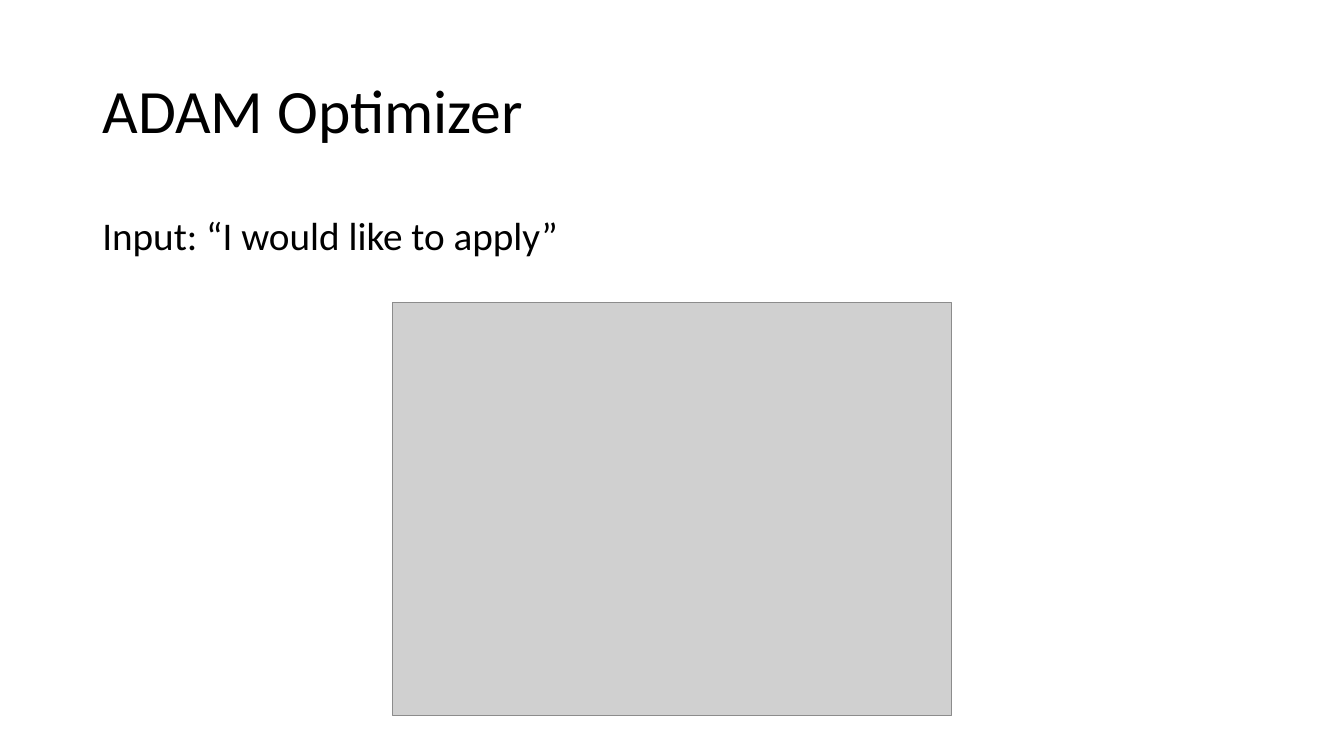
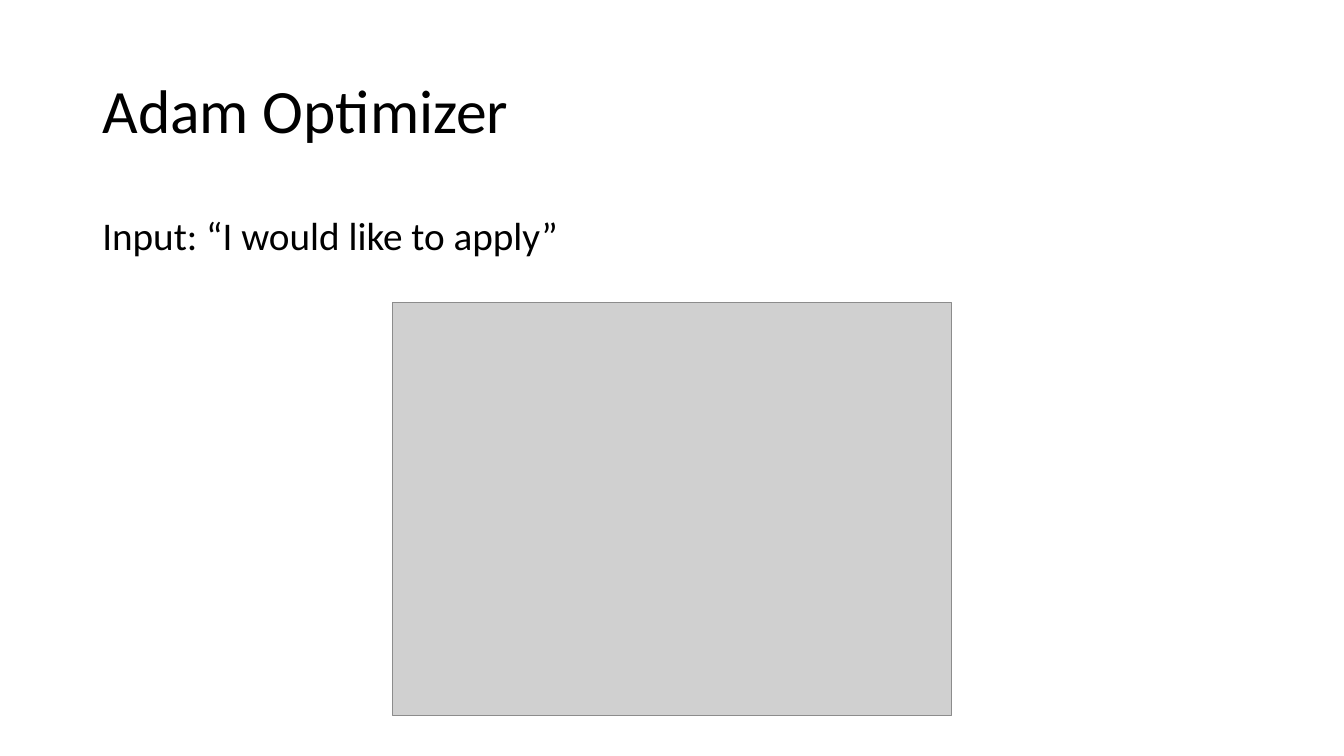
Before and after one commit to rhkhoo/Cover_Letter_Generator, a slide deck: slide 10 of Cover Letter Generator Using NLP and Deep Learning.pptx (slide 8 before the commit). Drawn at 1344x756 pixels with LibreOffice and Linux fonts; fonts in the diff are those of the drawing; grey boxes stand for pictures. Boxes give left, top, right and bottom in pixels: in the first picture for what was removed or moved away, otherwise in the second. Text is boxed around its words. In the diff, an @@ line names an element or a change of style, - is before the commit and + after.

```diff
--- a/Cover Letter Generator Using NLP and Deep Learning.pptx
+++ b/Cover Letter Generator Using NLP and Deep Learning.pptx
@@ title at box(102, 90, 508, 143): text changed @@
-ADAM Optimizer
+Adam Optimizer
```
Also in this commit, not shown: 2 other slides changed, 2 slides added, 1 other file.
